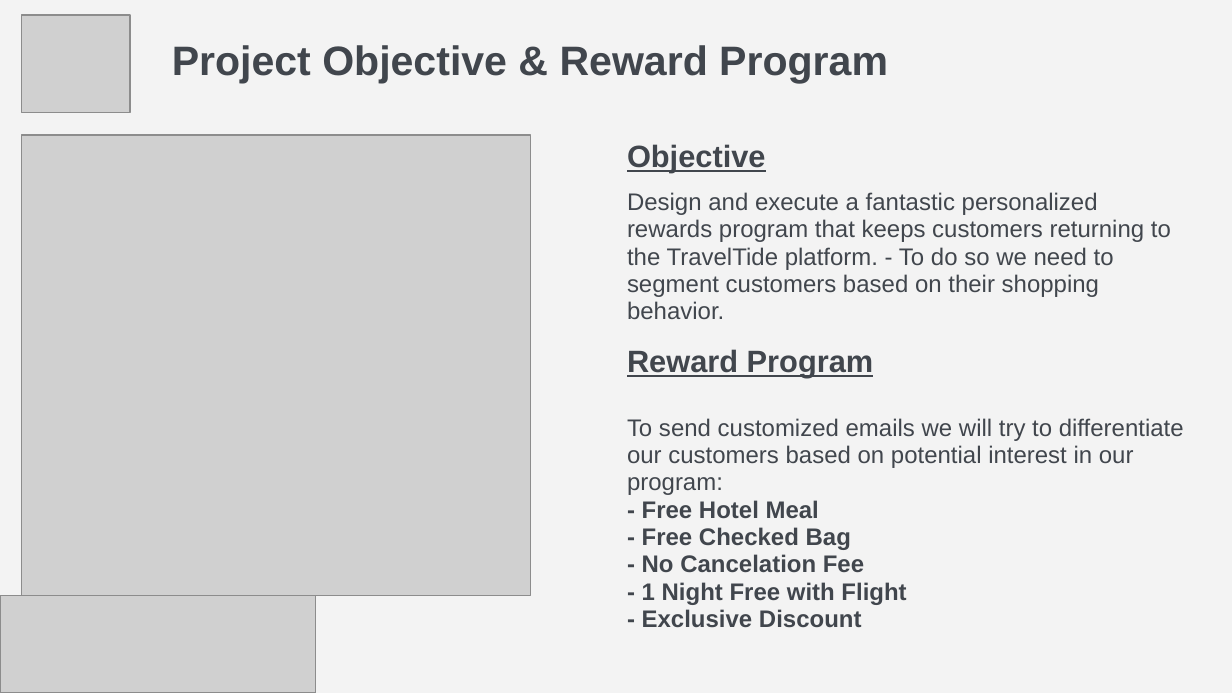
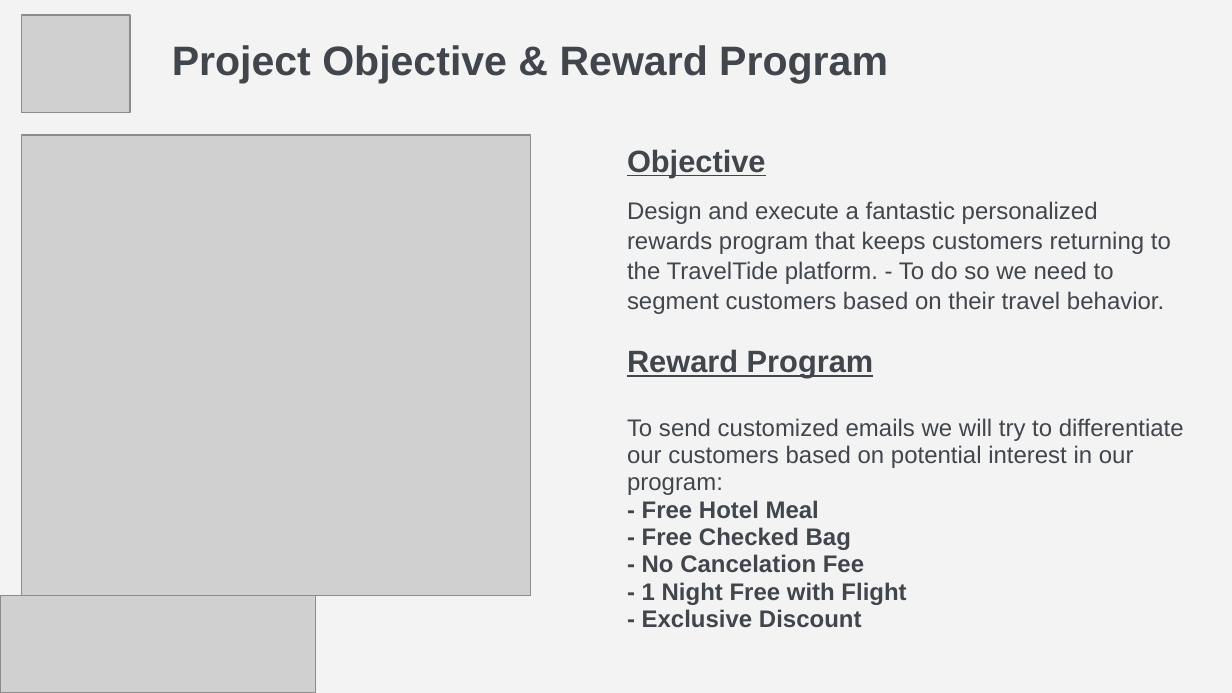
Before and after one commit to LeelaYathapu/TravelTide-Rewards-Program, a slide deck: slide 2 of TravelTide Loyalty Program Presentation.pptx. Drawn at 1232x693 pixels with LibreOffice and Linux fonts; fonts in the diff are those of the drawing; grey boxes stand for pictures. Boxes give left, top, right and bottom in pixels: in the first picture for what was removed or moved away, otherwise in the second. Text is boxed around its words. In the diff, an @@ line names an element or a change of style, - is before the commit and + after.

```diff
--- a/TravelTide Loyalty Program Presentation.pptx
+++ b/TravelTide Loyalty Program Presentation.pptx
@@ text at [627, 149, 766, 177]: line spacing 0.95 to 1.05 @@
@@ text at [627, 201, 1171, 314]: text changed @@
-Design and execute a fantastic personalized rewards program that keeps customers returning to the TravelTide platform. - To do so we need to segment customers based on their shopping behavior.
+Design and execute a fantastic personalized rewards program that keeps customers returning to the TravelTide platform. - To do so we need to segment customers based on their travel behavior.
```
Also in this commit, not shown: 7 other slides changed, 1 other file.
